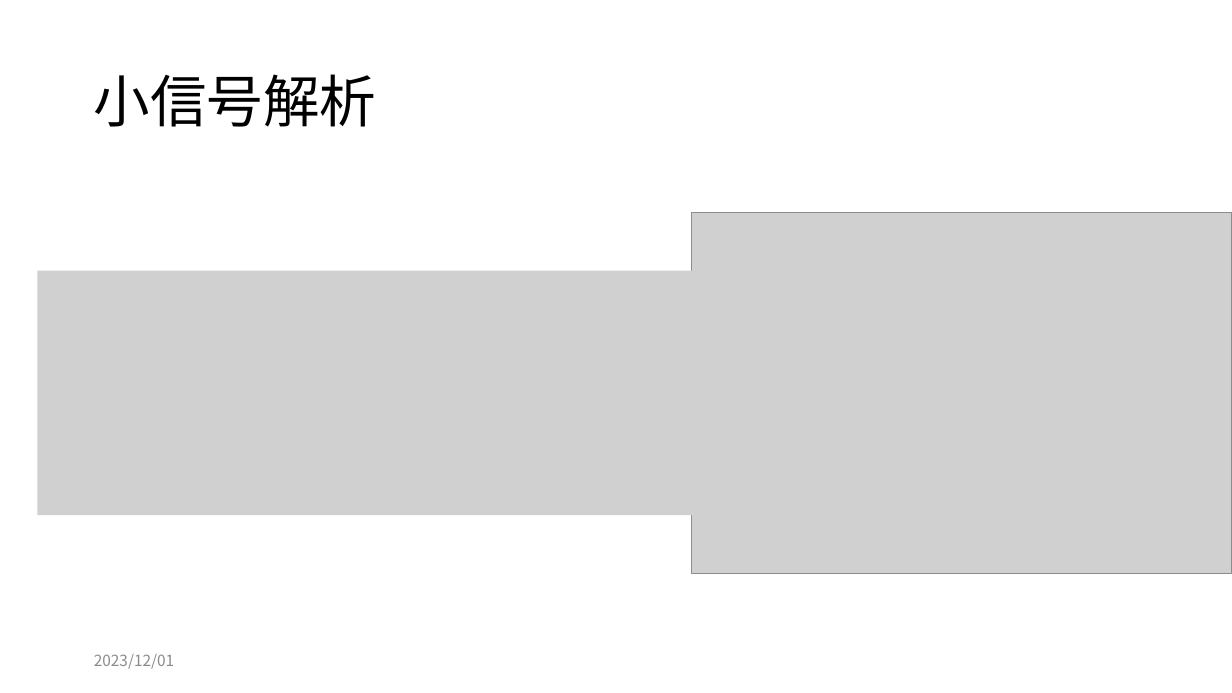
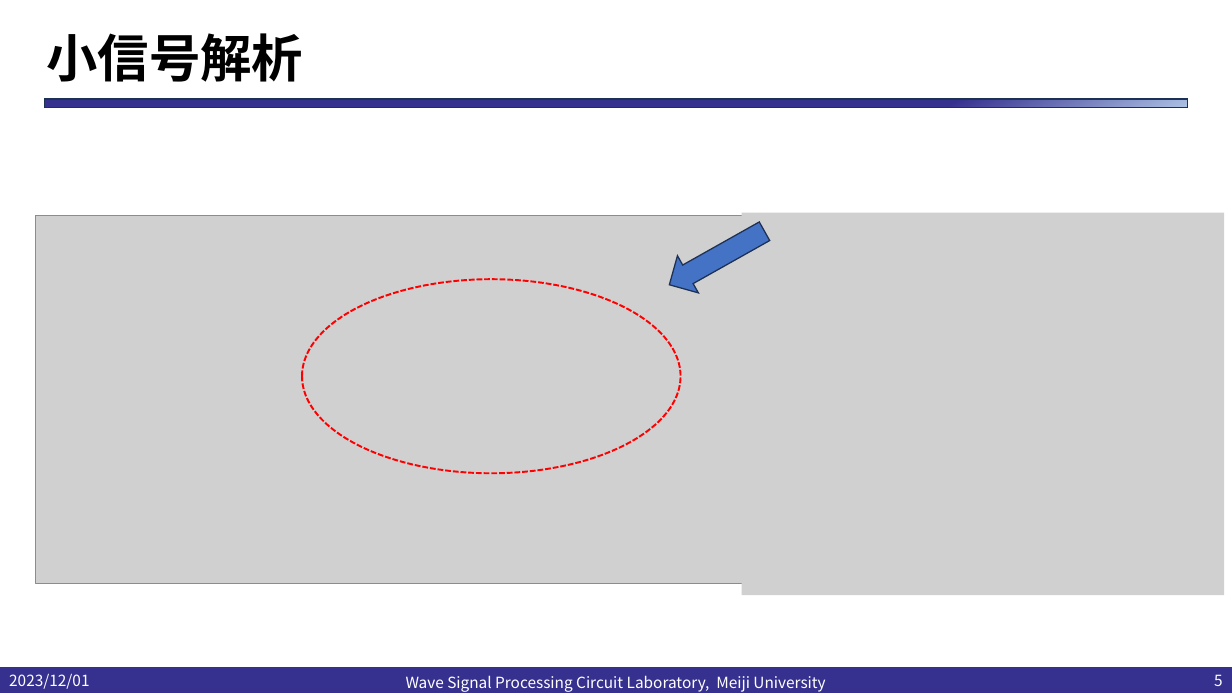
Before and after one commit to kjm-desktop10400/reserch, a slide deck: slide 5 of folded_gilbert/seminar/20231205/20231201小島光.pptx (slide 6 before the commit). Drawn at 1232x693 pixels with LibreOffice and Linux fonts; fonts in the diff are those of the drawing; grey boxes stand for pictures; background and template pictures are left out. Boxes give left, top, right and bottom in pixels: in the first picture for what was removed or moved away, otherwise in the second. Text is boxed around its words. In the diff, an @@ line names an element or a change of style, - is before the commit and + after.

```diff
--- a/folded_gilbert/seminar/20231205/20231201小島光.pptx
+++ b/folded_gilbert/seminar/20231205/20231201小島光.pptx
@@ title "小信号解析": place and size @@
-title "小信号解析" at (94,74,376,127)
+title "小信号解析" at (47,33,303,82)
@@ title "小信号解析" at (47,33,303,82): size 44 to 40 pt, bold on @@
@@ rectangle added at (44,99,1188,107), fill gradient #36318F to #ABC0E4 to #C7D5ED, outline #1E3256 1 pt @@
@@ picture: place and size @@
-picture at (37,271,806,515)
+picture at (36,216,763,584)
@@ down arrow added at (659,213,775,303), fill #4472C4, outline #1E3256 1 pt @@
@@ picture: place and size @@
-picture at (691,213,1232,574)
+picture at (742,213,1225,595)
@@ ellipse added at (302,279,681,473), outline #FF0000 1.5 pt dashed @@
@@ text "2023/12/01": place and size @@
-text "2023/12/01" at (94,654,174,669)
+text "2023/12/01" at (9,673,89,689)
@@ text "2023/12/01" at (9,673,89,689): text colour #8C8C8C to #FFFFFF @@
@@ rectangle added at (0,668,1232,693), fill #36318F, outline #36318F 1 pt @@
@@ text added at (406,675,825,692), 12 pt, text #FFFFFF @@
+Wave Signal Processing Circuit Laboratory, Meiji University
@@ page number added at (1214,674,1223,686), 12 pt, text #FFFFFF @@
+5
```
Also in this commit, not shown: 7 other slides changed, 15 slides added, 10 other files.
